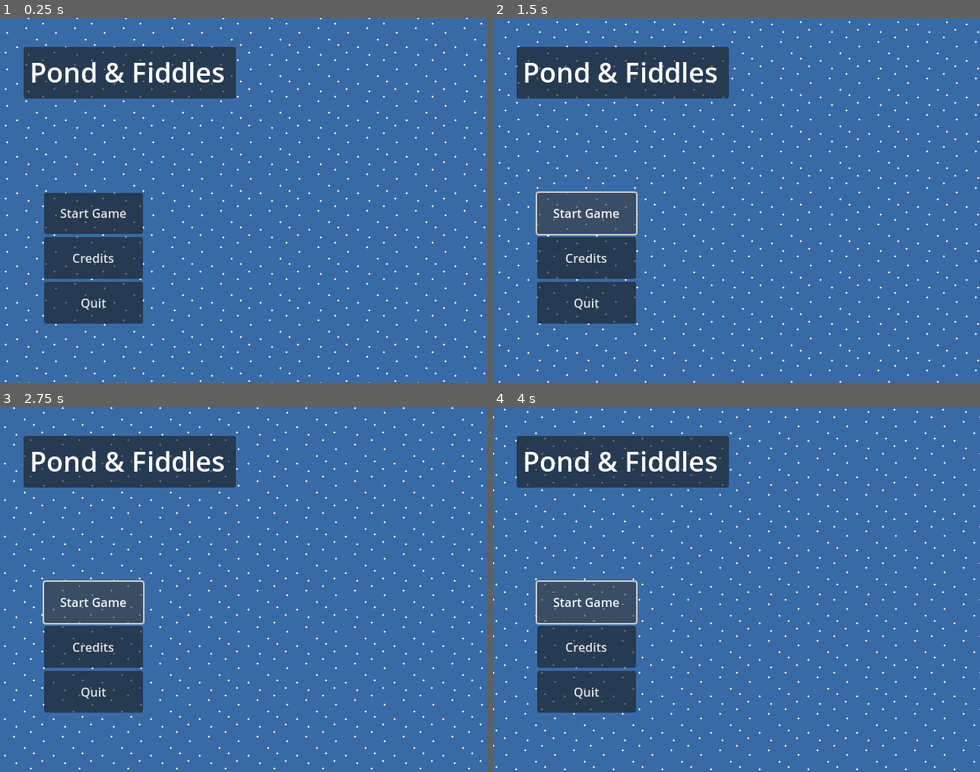
Above: before the commit, frames 1-4 (two rows, left to right).
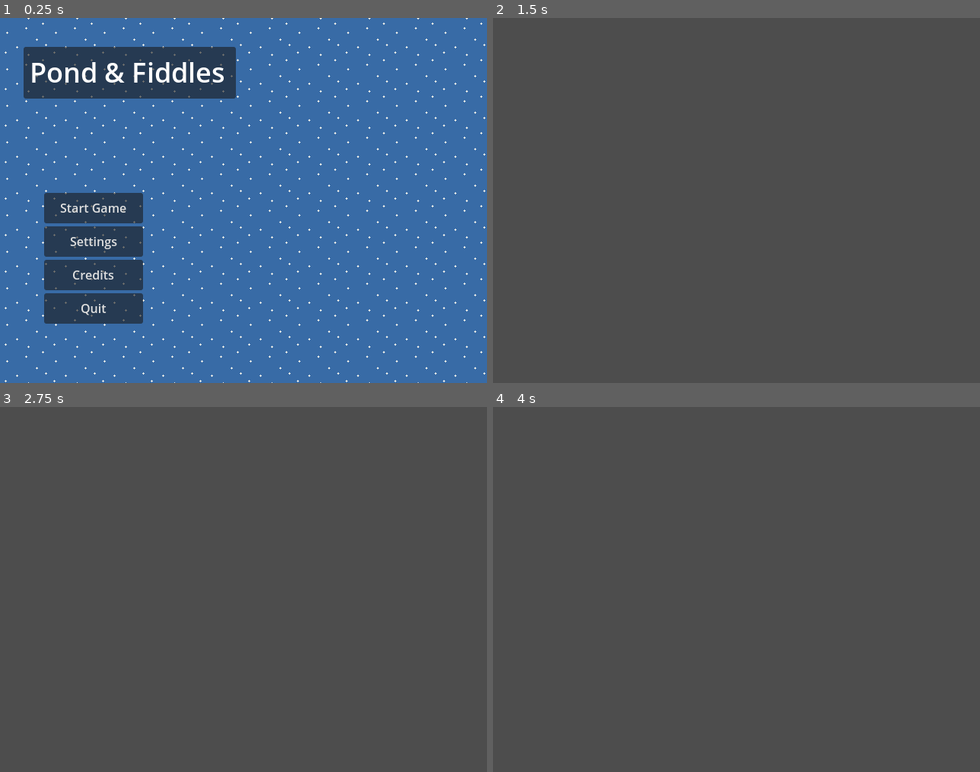
Above: after the commit, the same moments.

Repository: Mightysmallfry/spring-2026-game-jam
Game: Godot game, scene res://World/Scenes/game_manager.tscn
Two runs of this game, one before a commit and one after it. Both use one fixed random seed, a clock stepped at 60 frames per second and the inputs below.
Inputs (mouse positions are in pixels of both pictures, inside the frame that each line leads up to):
- Up to frame 1 (0.25 s): no input
- Up to frame 2 (1.5 s): click (585, 240) at 0.5 s, where only the run after the commit has a clickable "Settings"; click "Start Game" at 1.25 s
- Up to frame 3 (2.75 s): click (92, 604) at 2 s, where only the run before the commit has a clickable "Start Game"
- Up to frame 4 (4 s): click (585, 604) at 2.75 s, where only the run before the commit has a clickable "Start Game"

The runs differ from the first frame. In frame 1, 1.5% of the frame differs, in the area x 9-30%, y 50-82%; in frame 2, 98%; in frame 3, 98%; in frame 4, 98%, in the area x 0-100%, y 0-100%.

Commit message:
Added some button functionality and started settings menu for volume control

Diff:
--- a/Managers/audio_manager.gd
+++ b/Managers/audio_manager.gd
@@ -52,8 +52,7 @@
 	var tween : Tween = create_tween()
 	tween.tween_property(player, "volume_db", normalVolume_db, fadeDuration)
 
-
-func fade_out(player : AudioStreamPlayer) -> void:
+func fade_out(player : AudioStreamPlayer = musicPlayers[currentMusicPlayer]) -> void:
 	var tween : Tween = create_tween()
 	tween.tween_property(player, "volume_db", quietVolume_db, musicFadeDuration)
 	await tween.finished
--- a/Menus/MainMenu/main_menu.gd
+++ b/Menus/MainMenu/main_menu.gd
@@ -8,7 +8,20 @@
 func _ready() -> void:
 	Global.audio_manager.play_music(mainMenuMusic, mainMenuAudioFadeDuration)
 
-
 # Called every frame. 'delta' is the elapsed time since the previous frame.
 func _process(delta: float) -> void:
 	pass
+
+
+func _on_start_button_pressed() -> void:
+	# If we have audio for the main game we can remove this
+	# Since playing different audio will also fade out the current audio
+	Global.audio_manager.fade_out()
+	print("start pressed")
+	self.queue_free()
+
+func _on_quit_button_pressed() -> void:
+	get_tree().quit()
+
+func _on_settings_button_pressed() -> void:
+	pass # Replace with function body.
--- a/Menus/MainMenu/main_menu.tscn
+++ b/Menus/MainMenu/main_menu.tscn
@@ -85,6 +85,12 @@
 size_flags_vertical = 3
 text = "Start Game"
 
+[node name="SettingsButton" type="Button" parent="ButtonContainer/ButtonVList"]
+layout_mode = 2
+size_flags_vertical = 3
+text = "Settings
+"
+
 [node name="CreditsButton" type="Button" parent="ButtonContainer/ButtonVList"]
 layout_mode = 2
 size_flags_vertical = 3
@@ -95,3 +101,7 @@
 layout_mode = 2
 size_flags_vertical = 3
 text = "Quit"
+
+[connection signal="pressed" from="ButtonContainer/ButtonVList/StartButton" to="." method="_on_start_button_pressed"]
+[connection signal="pressed" from="ButtonContainer/ButtonVList/SettingsButton" to="." method="_on_settings_button_pressed"]
+[connection signal="pressed" from="ButtonContainer/ButtonVList/QuitButton" to="." method="_on_quit_button_pressed"]
--- /dev/null
+++ b/Menus/Settings/settings_menu.gd
@@ -0,0 +1,20 @@
+extends Control
+
+
+# Called when the node enters the scene tree for the first time.
+func _ready() -> void:
+	pass # Replace with function body.
+
+
+# Called every frame. 'delta' is the elapsed time since the previous frame.
+func _process(delta: float) -> void:
+	pass
+
+func _on_slider_master_value_changed(value: float) -> void:
+	AudioServer.set_bus_volume_db(AudioServer.get_bus_index("Master"), linear_to_db(value))
+
+func _on_slider_music_value_changed(value: float) -> void:
+	AudioServer.set_bus_volume_db(AudioServer.get_bus_index("Music"), linear_to_db(value))
+
+func _on_slider_sfx_value_changed(value: float) -> void:
+	AudioServer.set_bus_volume_db(AudioServer.get_bus_index("SFX"), linear_to_db(value))
--- /dev/null
+++ b/Menus/Settings/settings_menu.tscn
@@ -0,0 +1,104 @@
+[gd_scene load_steps=2 format=3 uid="uid://d3gb60orvpvei"]
+
+[ext_resource type="Script" uid="uid://cw6hqekt2yl1a" path="res://Menus/Settings/settings_menu.gd" id="1_1qq1x"]
+
+[node name="SettingsMenu" type="Control"]
+layout_mode = 3
+anchors_preset = 15
+anchor_right = 1.0
+anchor_bottom = 1.0
+grow_horizontal = 2
+grow_vertical = 2
+script = ExtResource("1_1qq1x")
+
+[node name="Panel" type="Panel" parent="."]
+layout_mode = 1
+anchors_preset = 15
+anchor_right = 1.0
+anchor_bottom = 1.0
+grow_horizontal = 2
+grow_vertical = 2
+
+[node name="MarginContainer" type="MarginContainer" parent="."]
+layout_mode = 1
+anchors_preset = 8
+anchor_left = 0.5
+anchor_top = 0.5
+anchor_right = 0.5
+anchor_bottom = 0.5
+offset_left = -90.5
+offset_top = -115.5
+offset_right = 90.5
+offset_bottom = 115.5
+grow_horizontal = 2
+grow_vertical = 2
+
+[node name="VBoxContainer" type="VBoxContainer" parent="MarginContainer"]
+layout_mode = 2
+
+[node name="AudioBlock_Master" type="VBoxContainer" parent="MarginContainer/VBoxContainer"]
+layout_mode = 2
+size_flags_vertical = 3
+
+[node name="SliderName" type="RichTextLabel" parent="MarginContainer/VBoxContainer/AudioBlock_Master"]
+layout_mode = 2
+size_flags_vertical = 3
+text = "Master Volume
+"
+
+[node name="SliderMaster" type="HSlider" parent="MarginContainer/VBoxContainer/AudioBlock_Master"]
+layout_mode = 2
+size_flags_vertical = 3
+max_value = 1.5
+step = 0.001
+
+[node name="AudioBlock_Music" type="VBoxContainer" parent="MarginContainer/VBoxContainer"]
+layout_mode = 2
+size_flags_vertical = 3
+
+[node name="SliderName" type="RichTextLabel" parent="MarginContainer/VBoxContainer/AudioBlock_Music"]
+layout_mode = 2
+size_flags_vertical = 3
+text = "Music Volume
+"
+
+[node name="SliderMusic" type="HSlider" parent="MarginContainer/VBoxContainer/AudioBlock_Music"]
+layout_mode = 2
+size_flags_vertical = 3
+max_value = 1.5
+step = 0.001
+
+[node name="AudioBlock_SFX" type="VBoxContainer" parent="MarginContainer/VBoxContainer"]
+layout_mode = 2
+size_flags_vertical = 3
+
+[node name="SliderName" type="RichTextLabel" parent="MarginContainer/VBoxContainer/AudioBlock_SFX"]
+layout_mode = 2
+size_flags_vertical = 3
+text = "SFX Volume
+"
+
+[node name="SliderSFX" type="HSlider" parent="MarginContainer/VBoxContainer/AudioBlock_SFX"]
+layout_mode = 2
+size_flags_vertical = 3
+max_value = 1.5
+step = 0.001
+
+[node name="ButtonMainMenu" type="Button" parent="."]
+layout_mode = 1
+anchors_preset = 7
+anchor_left = 0.5
+anchor_top = 1.0
+anchor_right = 0.5
+anchor_bottom = 1.0
+offset_left = -80.0
+offset_top = -100.0
+offset_right = 80.0
+offset_bottom = -40.0
+grow_horizontal = 2
+grow_vertical = 0
+text = "Main Menu"
+
+[connection signal="value_changed" from="MarginContainer/VBoxContainer/AudioBlock_Master/SliderMaster" to="." method="_on_slider_master_value_changed"]
+[connection signal="value_changed" from="MarginContainer/VBoxContainer/AudioBlock_Music/SliderMusic" to="." method="_on_slider_music_value_changed"]
+[connection signal="value_changed" from="MarginContainer/VBoxContainer/AudioBlock_SFX/SliderSFX" to="." method="_on_slider_sfx_value_changed"]
Not shown, added: Menus/Settings/settings_menu.gd.uid
